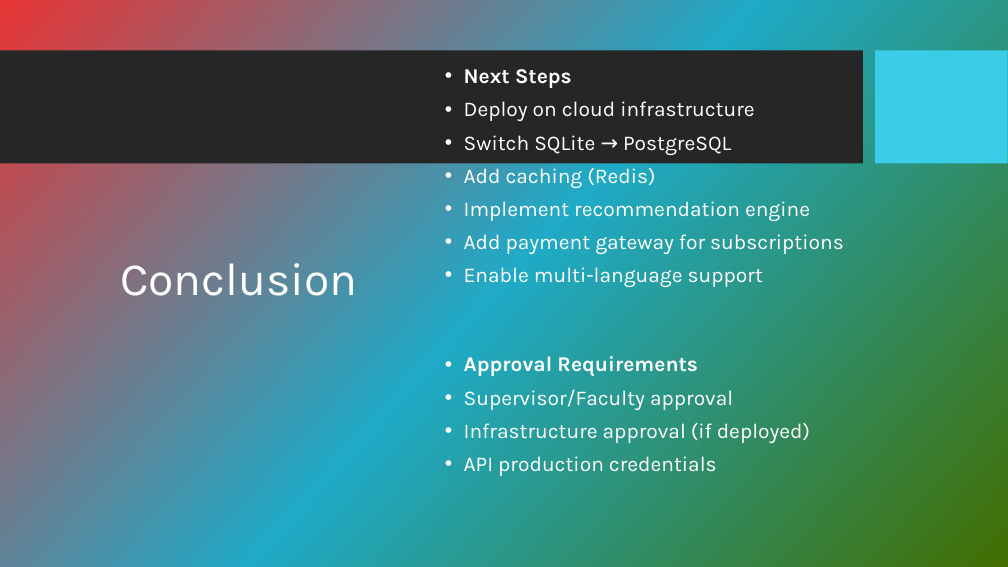
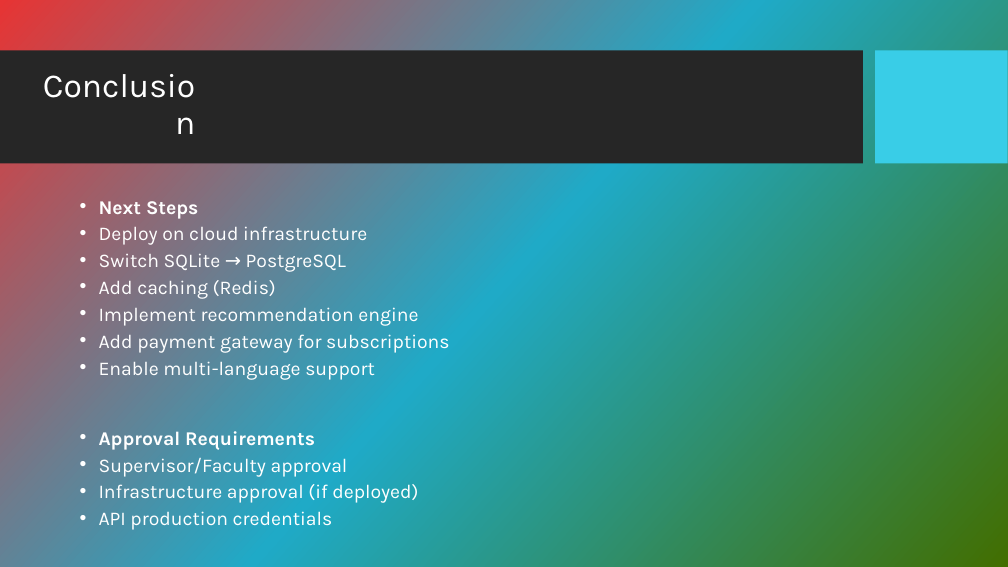
Before and after one commit to Akhandbhadouria/streaming-platforms-, a slide deck: slide 17 of PPTdjango.pptx (slide 18 before the commit). Drawn at 1008x567 pixels with LibreOffice and Linux fonts; fonts in the diff are those of the drawing; background and template pictures are left out. Boxes give left, top, right and bottom in pixels: in the first picture for what was removed or moved away, otherwise in the second. Text is boxed around its words. In the diff, an @@ line names an element or a change of style, - is before the commit and + after.

```diff
--- a/PPTdjango.pptx
+++ b/PPTdjango.pptx
@@ title "Conclusion": place and size @@
-title "Conclusion" at bbox=[120, 263, 357, 306]
+title "Conclusion" at bbox=[25, 45, 203, 164]
@@ title "Conclusion" at bbox=[25, 45, 203, 164]: size 44 to 32 pt @@
@@ text "Next Steps": place and size @@
-text "Next Steps" at bbox=[464, 69, 844, 476]
+text "Next Steps" at bbox=[99, 201, 449, 530]
@@ text "Next Steps" at bbox=[99, 201, 449, 530]: size 20 to 18.5 pt; line spacing 0.9 to 0.7 @@
```
Also in this commit, not shown: 15 other slides changed, 1 slide removed.
